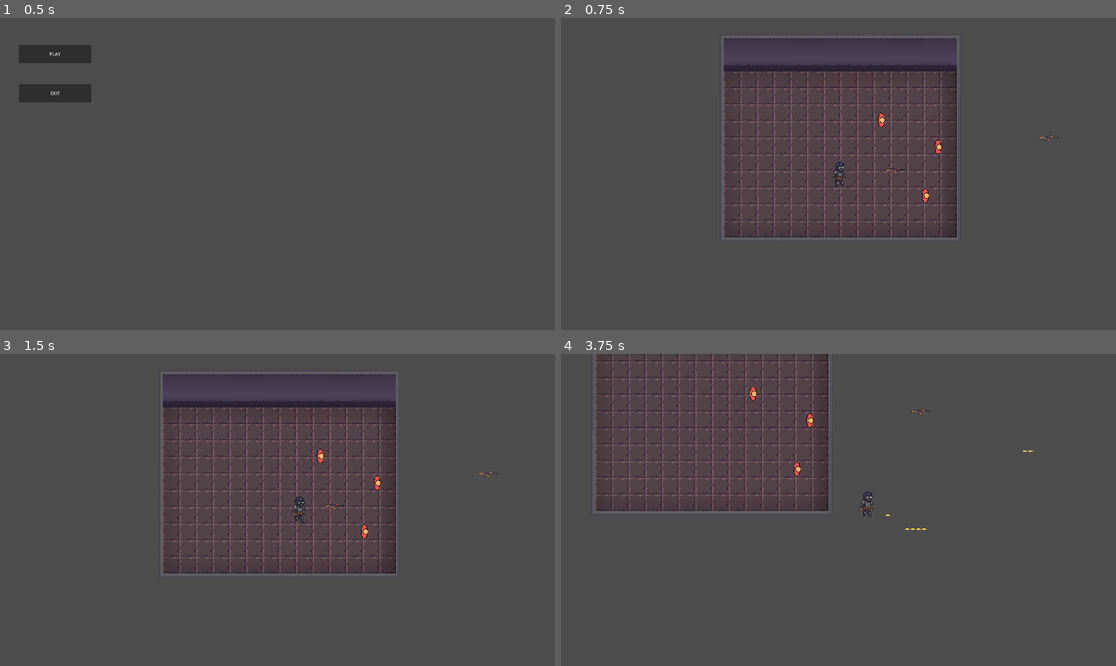
Above: before the commit, frames 1-4 (two rows, left to right).
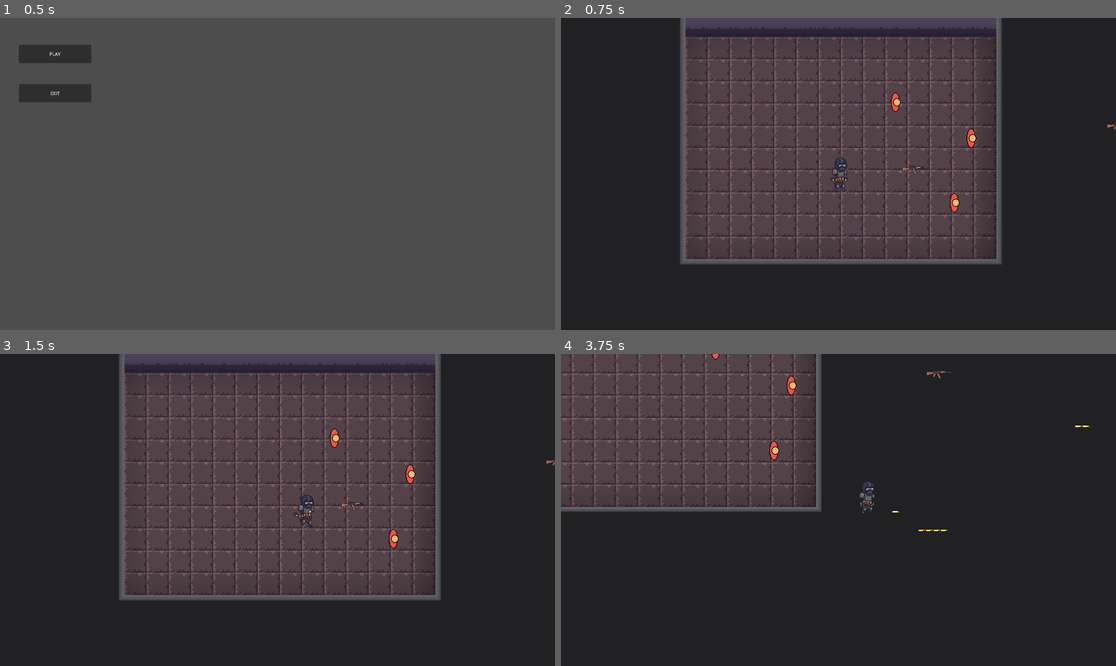
Above: after the commit, the same moments.

Repository: JaRiex11/thegame
Game: Godot game, scene res://scenes/MainMenu.tscn
Two runs of this game, one before a commit and one after it. Both use one fixed random seed, a clock stepped at 60 frames per second and the inputs below.
Inputs (mouse positions are in pixels of both pictures, inside the frame that each line leads up to):
- Up to frame 1 (0.5 s): no input
- Up to frame 2 (0.75 s): click "PLAY" at 0.5 s
- Up to frame 3 (1.5 s): tap Enter at 1.25 s; move the mouse to (399, 494) at 1.27 s; press the mouse at (399, 494) at 1.28 s; hold D (right) from 1.28 s (still down)
- Up to frame 4 (3.75 s): move the mouse to (727, 525) at 2.02 s; release D (right) at 2.03 s; release the mouse at (727, 525) at 2.03 s; hold S (down) 2.03-2.78 s; click (727, 525) at 2.1 s; move the mouse to (894, 441) at 2.77 s; press the mouse at (894, 441) at 2.78 s; hold D (right) 2.78-3.53 s; move the mouse to (810, 572) at 3.52 s; release the mouse at (810, 572) at 3.53 s; hold W (up) from 3.53 s (still down); click (810, 572) at 3.6 s

Frame 1 is identical in both runs. In frame 2, 67% of the frame differs, in the area x 0-100%, y 0-100%; in frame 3, 67%; in frame 4, 83%.
Error in both runs: Invalid assignment of property or key 'texture' with value of type 'AtlasTexture' on a base object of type 'AnimatedSprite2D'. (res://main_character.gd:89)

Commit message:
Commit CR 2
Обновлены анимации бега, цвет заднего фона

Diff:
--- a/scenes/MainCharacter.tscn
+++ b/scenes/MainCharacter.tscn
@@ -1,7 +1,8 @@
-[gd_scene load_steps=21 format=3 uid="uid://byk402vjjcu8t"]
+[gd_scene load_steps=30 format=3 uid="uid://byk402vjjcu8t"]
 
 [ext_resource type="Script" uid="uid://c3wvffvw20lst" path="res://main_character.gd" id="1_ghikb"]
 [ext_resource type="Texture2D" uid="uid://cw4ci1py8ala0" path="res://img/characters_sprites_animations.png" id="2_udfat"]
+[ext_resource type="Texture2D" uid="uid://dk3velau7becx" path="res://img/spriteset.png" id="3_8wgdu"]
 [ext_resource type="Script" uid="uid://dfm23eoqta2k" path="res://scenes/camera_2d.gd" id="3_iivhx"]
 
 [sub_resource type="CapsuleShape2D" id="CapsuleShape2D_g4qar"]
@@ -24,37 +25,69 @@
 atlas = ExtResource("2_udfat")
 region = Rect2(128, 0, 128, 128)
 
+[sub_resource type="AtlasTexture" id="AtlasTexture_3h3nx"]
+atlas = ExtResource("3_8wgdu")
+region = Rect2(512, 128, 128, 128)
+
+[sub_resource type="AtlasTexture" id="AtlasTexture_xwm8f"]
+atlas = ExtResource("3_8wgdu")
+region = Rect2(640, 128, 128, 128)
+
+[sub_resource type="AtlasTexture" id="AtlasTexture_dq2vd"]
+atlas = ExtResource("3_8wgdu")
+region = Rect2(768, 128, 128, 128)
+
+[sub_resource type="AtlasTexture" id="AtlasTexture_aggmo"]
+atlas = ExtResource("3_8wgdu")
+region = Rect2(896, 128, 128, 128)
+
+[sub_resource type="AtlasTexture" id="AtlasTexture_48q8x"]
+atlas = ExtResource("3_8wgdu")
+region = Rect2(1024, 128, 128, 128)
+
 [sub_resource type="AtlasTexture" id="AtlasTexture_ukiaq"]
-atlas = ExtResource("2_udfat")
-region = Rect2(128, 128, 128, 128)
+atlas = ExtResource("3_8wgdu")
+region = Rect2(1152, 128, 128, 128)
 
 [sub_resource type="AtlasTexture" id="AtlasTexture_qqrn6"]
-atlas = ExtResource("2_udfat")
-region = Rect2(256, 128, 128, 128)
+atlas = ExtResource("3_8wgdu")
+region = Rect2(1280, 128, 128, 128)
 
 [sub_resource type="AtlasTexture" id="AtlasTexture_bsb8y"]
-atlas = ExtResource("2_udfat")
-region = Rect2(384, 128, 128, 128)
-
-[sub_resource type="AtlasTexture" id="AtlasTexture_48q8x"]
-atlas = ExtResource("2_udfat")
-region = Rect2(0, 128, 128, 128)
-
-[sub_resource type="AtlasTexture" id="AtlasTexture_3h3nx"]
-atlas = ExtResource("2_udfat")
+atlas = ExtResource("3_8wgdu")
+region = Rect2(1408, 128, 128, 128)
+
+[sub_resource type="AtlasTexture" id="AtlasTexture_ytwf3"]
+atlas = ExtResource("3_8wgdu")
 region = Rect2(512, 0, 128, 128)
 
-[sub_resource type="AtlasTexture" id="AtlasTexture_xwm8f"]
-atlas = ExtResource("2_udfat")
+[sub_resource type="AtlasTexture" id="AtlasTexture_3wm1n"]
+atlas = ExtResource("3_8wgdu")
 region = Rect2(640, 0, 128, 128)
 
-[sub_resource type="AtlasTexture" id="AtlasTexture_dq2vd"]
-atlas = ExtResource("2_udfat")
+[sub_resource type="AtlasTexture" id="AtlasTexture_q1ai5"]
+atlas = ExtResource("3_8wgdu")
 region = Rect2(768, 0, 128, 128)
 
-[sub_resource type="AtlasTexture" id="AtlasTexture_aggmo"]
-atlas = ExtResource("2_udfat")
+[sub_resource type="AtlasTexture" id="AtlasTexture_7iv0i"]
+atlas = ExtResource("3_8wgdu")
 region = Rect2(896, 0, 128, 128)
+
+[sub_resource type="AtlasTexture" id="AtlasTexture_cqftv"]
+atlas = ExtResource("3_8wgdu")
+region = Rect2(1024, 0, 128, 128)
+
+[sub_resource type="AtlasTexture" id="AtlasTexture_dvy1d"]
+atlas = ExtResource("3_8wgdu")
+region = Rect2(1152, 0, 128, 128)
+
+[sub_resource type="AtlasTexture" id="AtlasTexture_8a2hu"]
+atlas = ExtResource("3_8wgdu")
+region = Rect2(1280, 0, 128, 128)
+
+[sub_resource type="AtlasTexture" id="AtlasTexture_gvs5d"]
+atlas = ExtResource("3_8wgdu")
+region = Rect2(1408, 0, 128, 128)
 
 [sub_resource type="SpriteFrames" id="SpriteFrames_ppvyy"]
 animations = [{
@@ -82,6 +115,21 @@
 }, {
 "frames": [{
 "duration": 1.0,
+"texture": SubResource("AtlasTexture_3h3nx")
+}, {
+"duration": 1.0,
+"texture": SubResource("AtlasTexture_xwm8f")
+}, {
+"duration": 1.0,
+"texture": SubResource("AtlasTexture_dq2vd")
+}, {
+"duration": 1.0,
+"texture": SubResource("AtlasTexture_aggmo")
+}, {
+"duration": 1.0,
+"texture": SubResource("AtlasTexture_48q8x")
+}, {
+"duration": 1.0,
 "texture": SubResource("AtlasTexture_ukiaq")
 }, {
 "duration": 1.0,
@@ -89,30 +137,39 @@
 }, {
 "duration": 1.0,
 "texture": SubResource("AtlasTexture_bsb8y")
-}, {
-"duration": 1.0,
-"texture": SubResource("AtlasTexture_48q8x")
 }],
 "loop": true,
 "name": &"WalkL",
-"speed": 5.0
-}, {
-"frames": [{
-"duration": 1.0,
-"texture": SubResource("AtlasTexture_3h3nx")
-}, {
-"duration": 1.0,
-"texture": SubResource("AtlasTexture_xwm8f")
-}, {
-"duration": 1.0,
-"texture": SubResource("AtlasTexture_dq2vd")
-}, {
-"duration": 1.0,
-"texture": SubResource("AtlasTexture_aggmo")
+"speed": 13.0
+}, {
+"frames": [{
+"duration": 1.0,
+"texture": SubResource("AtlasTexture_ytwf3")
+}, {
+"duration": 1.0,
+"texture": SubResource("AtlasTexture_3wm1n")
+}, {
+"duration": 1.0,
+"texture": SubResource("AtlasTexture_q1ai5")
+}, {
+"duration": 1.0,
+"texture": SubResource("AtlasTexture_7iv0i")
+}, {
+"duration": 1.0,
+"texture": SubResource("AtlasTexture_cqftv")
+}, {
+"duration": 1.0,
+"texture": SubResource("AtlasTexture_dvy1d")
+}, {
+"duration": 1.0,
+"texture": SubResource("AtlasTexture_8a2hu")
+}, {
+"duration": 1.0,
+"texture": SubResource("AtlasTexture_gvs5d")
 }],
 "loop": true,
 "name": &"WalkR",
-"speed": 5.0
+"speed": 13.0
 }]
 
 [sub_resource type="Animation" id="Animation_8wgdu"]
@@ -138,9 +195,7 @@
 [node name="AnimatedSprite2D" type="AnimatedSprite2D" parent="."]
 position = Vector2(4, 1)
 sprite_frames = SubResource("SpriteFrames_ppvyy")
-animation = &"WalkR"
-frame = 1
-frame_progress = 0.770814
+animation = &"WalkL"
 
 [node name="AnimationPlayer" type="AnimationPlayer" parent="."]
 libraries = {
@@ -148,7 +203,7 @@
 }
 
 [node name="Camera2D" type="Camera2D" parent="."]
-zoom = Vector2(0.9, 0.9)
+zoom = Vector2(1.2, 1.2)
 drag_horizontal_enabled = true
 drag_vertical_enabled = true
 drag_left_margin = 0.1
@@ -156,3 +211,11 @@
 drag_right_margin = 0.1
 drag_bottom_margin = 0.1
 script = ExtResource("3_iivhx")
+
+[node name="ColorRect" type="ColorRect" parent="Camera2D"]
+z_index = -2940
+offset_left = -1480.0
+offset_top = -766.0
+offset_right = 1363.0
+offset_bottom = 833.0
+color = Color(0.129412, 0.129412, 0.137255, 1)
Binary file added: img/spriteset.png
Not shown, added: img/spriteset.png.import
